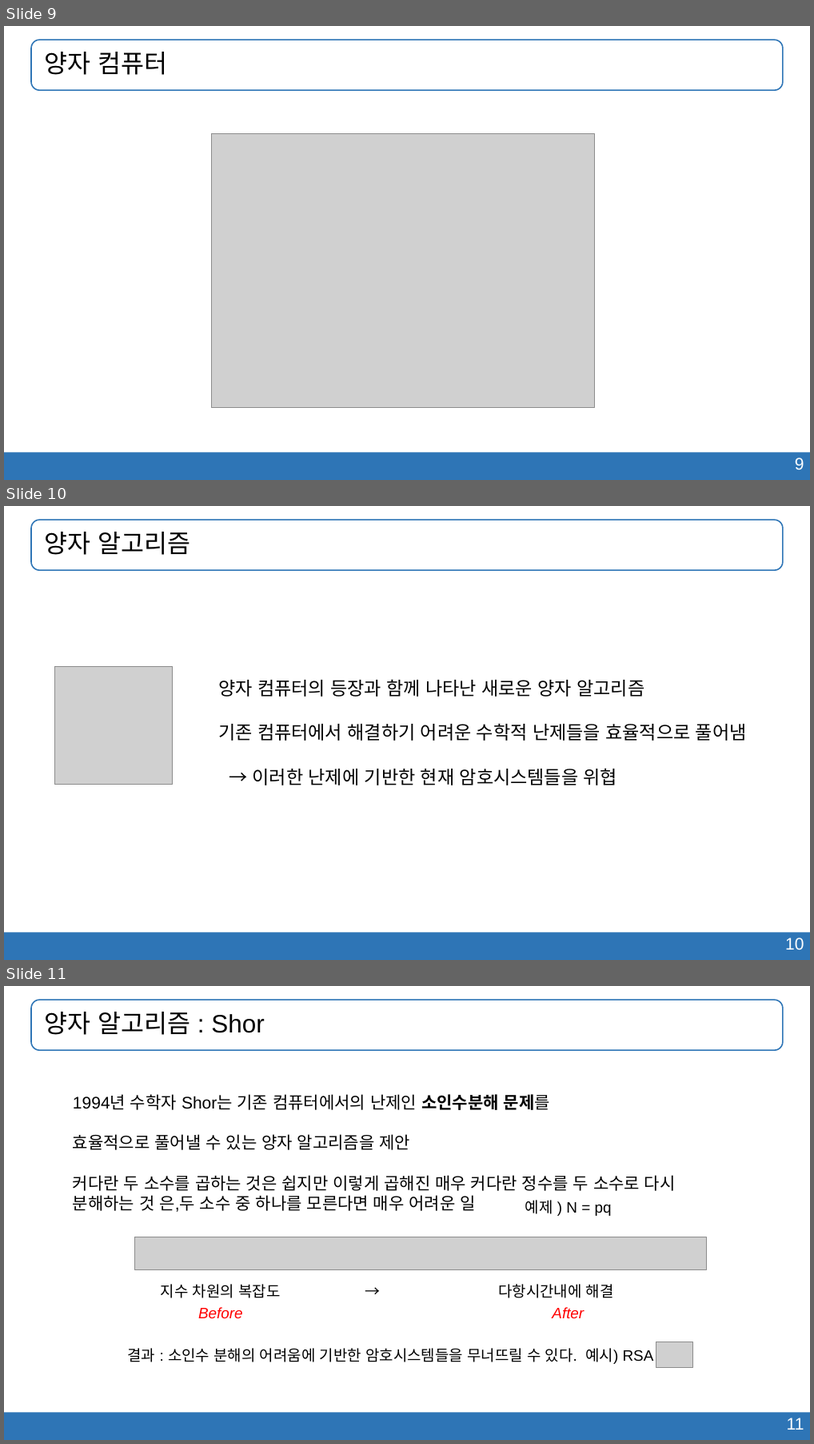
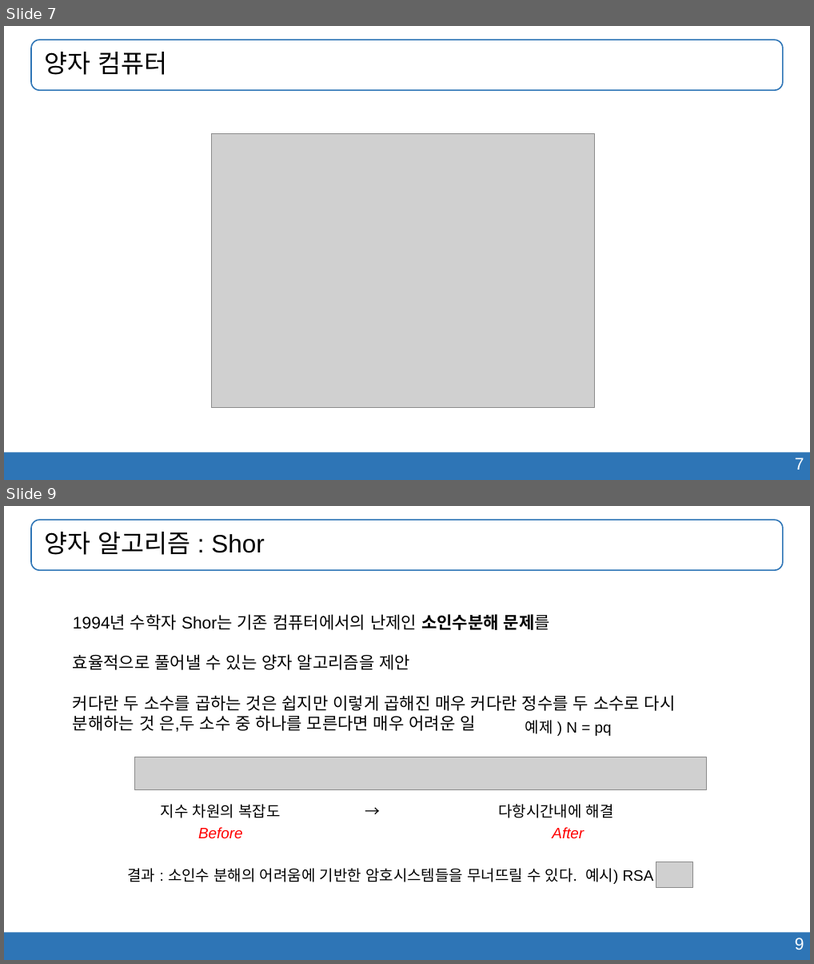
Before and after one commit to solowal/PUBLICATION, a slide deck: 2019/NIST 양자내성암호 공모전 Round2 코드기반암호 성능 비교 분석_발표자료.pptx. Shown one above the other, each under a label of ours: slides 9, 10 and 11 before the commit, slides 7 and 9 after it; the slides between them are not shown. The pictures are 814x1444 and 814x964 pixels, drawn with LibreOffice and Linux fonts; fonts in the diff are those of the drawing; grey boxes stand for pictures; background and template pictures are left out. Boxes give left, top, right and bottom in pixels: in the first picture for what was removed or moved away, otherwise in the second. Text is boxed around its words. In the diff, an @@ line names an element or a change of style, - is before the commit and + after.

```diff
--- a/2019/NIST 양자내성암호 공모전 Round2 코드기반암호 성능 비교 분석_발표자료.pptx
+++ b/2019/NIST 양자내성암호 공모전 Round2 코드기반암호 성능 비교 분석_발표자료.pptx
@@ slide 10 removed at (4,506,810,960), background #FFFFFF; not listed: 3 template elements that a slide beside it also shows @@
@@ title removed at (44,532,190,555) @@
-양자 알고리즘
@@ picture removed at (55,666,173,784) @@
@@ text removed at (218,679,747,785) @@
-양자 컴퓨터의 등장과 함께 나타난 새로운 양자 알고리즘
-기존 컴퓨터에서 해결하기 어려운 수학적 난제들을 효율적으로 풀어냄
-→ 이러한 난제에 기반한 현재 암호시스템들을 위협
@@ what was slide 9 is now slide 7 @@
@@ page number at (795,457,805,469): text changed @@
-9
+7
@@ what was slide 11 is now slide 9 @@
@@ page number at (795,937,805,949): text changed @@
-11
+9
```
Also in this commit, not shown: 4 slides changed, 1 slide added, 2 other slides removed, 14 other files.
